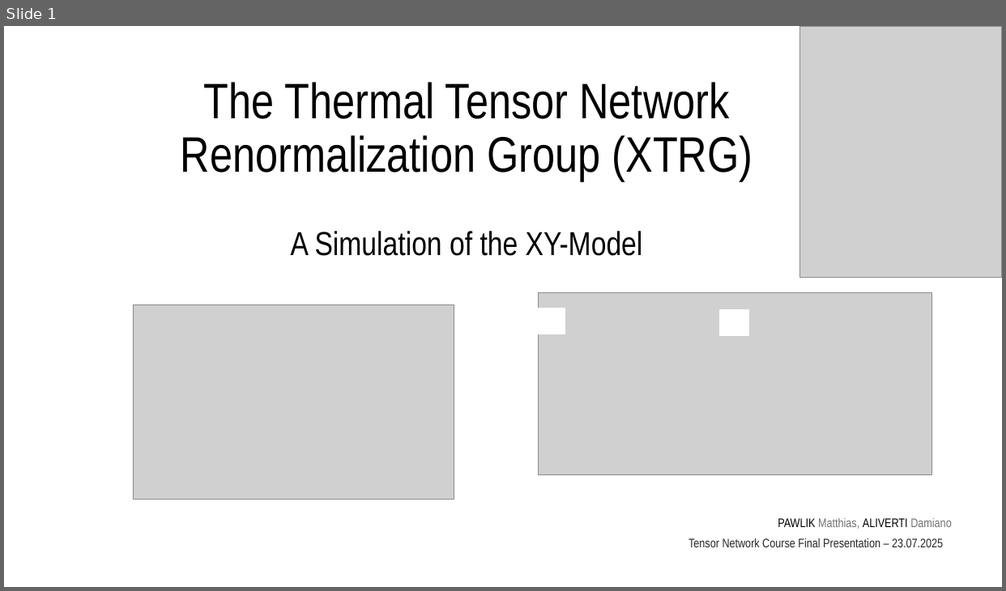
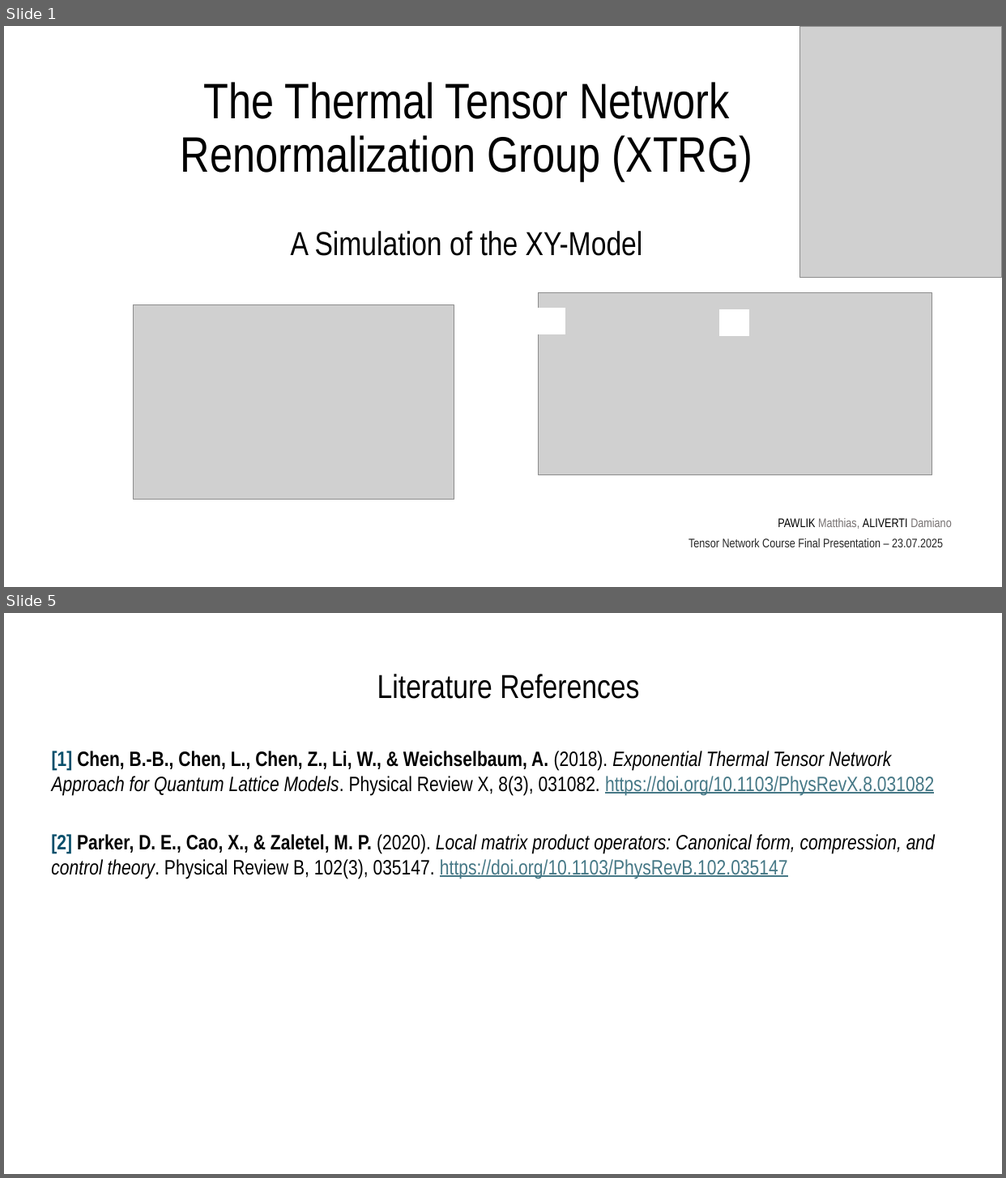
Before and after one commit to MrHighsenberg/XTRG-Algorithm, a slide deck: presentation/Term_Project_XTRG_Presentation.pptx. Shown one above the other, each under a label of ours: slide 1 before the commit, slides 1 and 5 after it; the slides between them are not shown. The pictures are 1006x591 and 1006x1178 pixels, drawn with LibreOffice and Linux fonts; fonts in the diff are those of the drawing; grey boxes stand for pictures. Boxes give left, top, right and bottom in pixels: in the first picture for what was removed or moved away, otherwise in the second. Text is boxed around its words. In the diff, an @@ line names an element or a change of style, - is before the commit and + after.

```diff
--- a/presentation/Term_Project_XTRG_Presentation.pptx
+++ b/presentation/Term_Project_XTRG_Presentation.pptx
@@ slide 5 added at (x1=4, y1=613, x2=1002, y2=1174), background #FFFFFF @@
@@ text added at (x1=377, y1=674, x2=639, y2=699), 32 pt, text #000000 @@
+Literature References
@@ text added at (x1=52, y1=751, x2=934, y2=795), 20 pt, text #000000 @@
+[1] Chen, B.-B., Chen, L., Chen, Z., Li, W., & Weichselbaum, A. (2018). Exponential Thermal Tensor Network Approach for Quantum Lattice Models. Physical Review X, 8(3), 031082. https://doi.org/10.1103/PhysRevX.8.031082
@@ text added at (x1=51, y1=834, x2=935, y2=879), 20 pt, text #000000 @@
+[2] Parker, D. E., Cao, X., & Zaletel, M. P. (2020). Local matrix product operators: Canonical form, compression, and control theory. Physical Review B, 102(3), 035147. https://doi.org/10.1103/PhysRevB.102.035147
```
Also in this commit, not shown: 2 slides changed, 1 other slide added, 3 slides removed, 7 other files.
